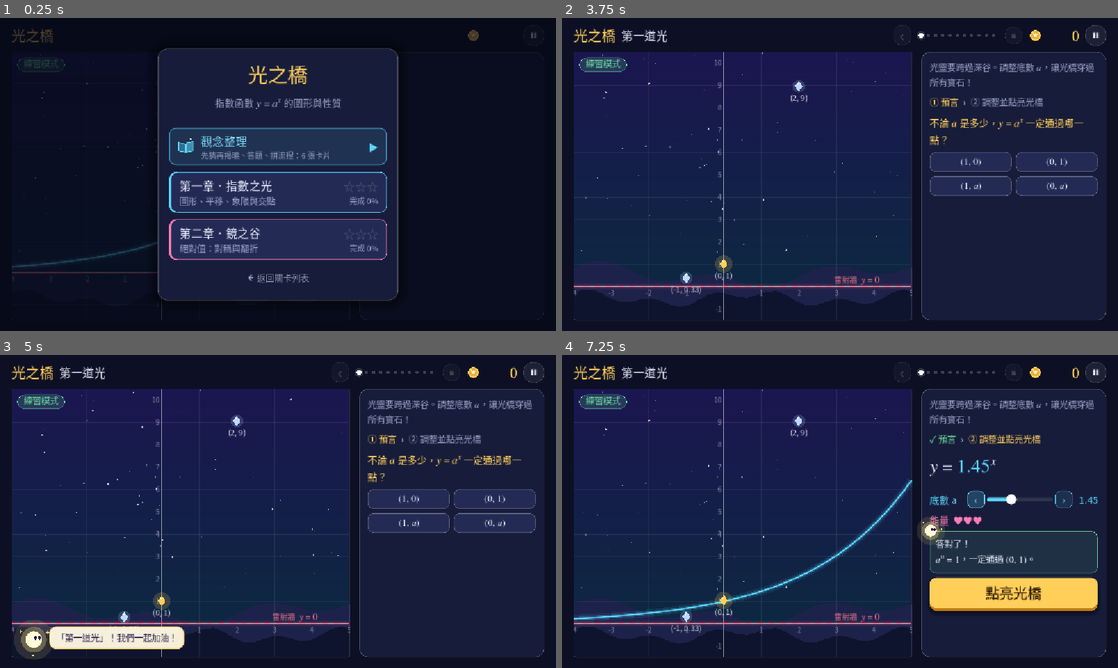
Above: before the commit, frames 1-4 (two rows, left to right).
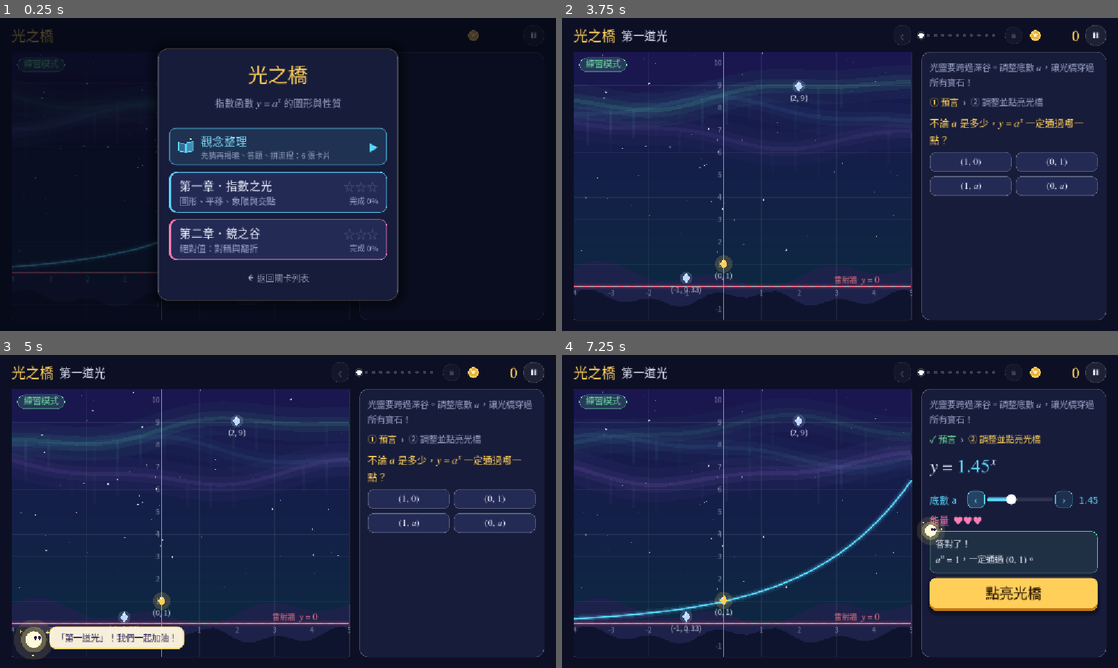
Above: after the commit, the same moments.

Repository: sam2068csie/light-spirit-journey
Game: Godot game, scene res://levels/level_01.tscn
Two runs of this game, one before a commit and one after it. Both use one fixed random seed, a clock stepped at 60 frames per second and the inputs below. This scene is started directly instead of the project's main scene.
Inputs (mouse positions are in pixels of both pictures, inside the frame that each line leads up to):
- Up to frame 1 (0.25 s): no input
- Up to frame 2 (3.75 s): click (1095, 36) at 0.52 s; click (840, 146) at 1.27 s; click "回到章節" at 2 s; click (840, 193) at 2.77 s; click (662, 136) at 3.52 s
- Up to frame 3 (5 s): tap Enter at 4.25 s; drag from (278, 511) to (333, 442) at 4.27 s
- Up to frame 4 (7.25 s): click (973, 498) at 5.02 s; click (1056, 498) at 5.77 s; click "‹" at 6.5 s

The runs differ from the first frame. In frame 2, 2.1% of the frame differs, in the area x 2-63%, y 19-43%; in frame 3, 2.4%; in frame 4, 2.3%.

Commit message:
各大關場景主題：光之橋極光、鏡像之塔湖面倒影、終焉之塔紅紫天空與浮空石塊，其他關卡各有氣氛粒子 (BUILD 2026.10.30-f)
Co-Authored-By: Claude Opus 5.5 <noreply@anthropic.com>
Claude-Session: https://claude.ai/code/session_01RombajUyooAJ6yvir5uviP

Diff:
--- /dev/null
+++ b/data/ambient.gd
@@ -0,0 +1,192 @@
+extends RefCounted
+## 各大關背景會動的氣氛層（畫在星星那一層，所以在遠景剪影和題目內容的後面）
+## 全部用時間 t 直接算位置（不存粒子狀態），每幀重畫也很便宜。
+##   aurora    光之橋：極光帶在天空飄動
+##   embers    換元鍛造所：爐火的火星往上飄
+##   dust      天秤神殿：金色微塵緩緩浮動
+##   motes     對數鍊金術：紫色魔法泡泡上升
+##   fireflies 真數守門員：森林裡的螢火蟲
+##   currents  正負羅盤：海風吹過的細長流線
+##   meteors   位數望遠鏡：偶爾劃過的流星
+##   moonsea   三角函數：大月亮與月光下的海波
+##   rocks     終焉之塔：浮空石塊＋往上飄的紅紫光屑
+const UITheme := preload("game_theme.gd")
+
+
+static func paint(ci: CanvasItem, kind: String, sz: Vector2, t: float) -> void:
+	match kind:
+		"aurora":
+			_aurora(ci, sz, t)
+		"embers":
+			_rise(ci, sz, t, 28, Color(1.0, 0.55, 0.2), 0.05, 2.4, 11)
+		"dust":
+			_float(ci, sz, t, 36, Color(1.0, 0.85, 0.5), 1.8, 0.35)
+		"motes":
+			_bubbles(ci, sz, t)
+		"fireflies":
+			_fireflies(ci, sz, t)
+		"currents":
+			_currents(ci, sz, t)
+		"meteors":
+			_meteors(ci, sz, t)
+		"moonsea":
+			_moonsea(ci, sz, t)
+		"rocks":
+			_rocks(ci, sz, t)
+
+
+## 0～1 之間固定的亂數（同一個 i 每次都一樣）
+static func h(i: int, k: float = 0.0) -> float:
+	return fposmod(sin(i * 12.9898 + k * 78.233) * 43758.5453, 1.0)
+
+
+static func _aurora(ci: CanvasItem, sz: Vector2, t: float) -> void:
+	var cols := [Color(0.35, 1.0, 0.7), Color(0.4, 0.85, 1.0), Color(0.75, 0.5, 1.0)]
+	for k in 3:
+		var pts := PackedVector2Array()
+		var x := -20.0
+		var y0 := sz.y * (0.16 + 0.07 * k)
+		while x <= sz.x + 20.0:
+			var y := y0 + sin(x * 0.0065 + t * (0.25 + 0.08 * k) + k * 1.7) * 26.0 + sin(x * 0.017 - t * 0.4 + k) * 9.0
+			pts.append(Vector2(x, y))
+			x += 24.0
+		var c: Color = cols[k]
+		var breathe := 0.75 + 0.25 * sin(t * 0.5 + k * 2.0)
+		ci.draw_polyline(pts, Color(c.r, c.g, c.b, 0.035 * breathe), 70.0)
+		ci.draw_polyline(pts, Color(c.r, c.g, c.b, 0.06 * breathe), 30.0)
+		ci.draw_polyline(pts, Color(c.r, c.g, c.b, 0.10 * breathe), 8.0)
+		# 往下垂的光幕
+		for j in range(0, pts.size(), 2):
+			var p: Vector2 = pts[j]
+			var len := 40.0 + 30.0 * h(j + k * 50)
+			var a := 0.05 * breathe * (0.5 + 0.5 * sin(t * 1.2 + j * 0.7 + k))
+			ci.draw_line(p, p + Vector2(0, len), Color(c.r, c.g, c.b, a), 6.0)
+
+
+## 往上飄、左右搖的小光點（火星）
+static func _rise(ci: CanvasItem, sz: Vector2, t: float, n: int, c: Color, speed: float, r: float, seed_k: int) -> void:
+	for i in n:
+		var v := speed * (0.6 + 0.8 * h(i, seed_k))
+		var y := 1.05 - fposmod(t * v + h(i, seed_k + 1), 1.15)
+		var x := h(i, seed_k + 2) + 0.02 * sin(t * (1.0 + h(i, 3)) + i)
+		var life := clampf(y / 0.9, 0.0, 1.0)
+		var a := life * (0.5 + 0.4 * sin(t * 6.0 + i))
+		var p := Vector2(x * sz.x, y * sz.y)
+		UITheme.dot(ci, p, r * 2.4, Color(c.r, c.g, c.b, a * 0.18))
+		UITheme.dot(ci, p, r * (0.6 + 0.4 * life), Color(c.r, c.g * 1.1, c.b, a))
+
+
+## 原地緩緩漂浮的微塵
+static func _float(ci: CanvasItem, sz: Vector2, t: float, n: int, c: Color, r: float, a0: float) -> void:
+	for i in n:
+		var p := Vector2((h(i, 5) + 0.03 * sin(t * 0.3 + i)) * sz.x, (h(i, 6) + 0.03 * sin(t * 0.23 + i * 1.3)) * sz.y)
+		var a := a0 * (0.5 + 0.5 * sin(t * 1.1 + i * 2.1))
+		UITheme.dot(ci, p, r * 2.2, Color(c.r, c.g, c.b, a * 0.25))
+		UITheme.dot(ci, p, r * 0.7, Color(c.r, c.g, c.b, a))
+
+
+static func _bubbles(ci: CanvasItem, sz: Vector2, t: float) -> void:
+	for i in 16:
+		var v := 0.025 * (0.6 + 0.8 * h(i, 21))
+		var y := 1.08 - fposmod(t * v + h(i, 22), 1.2)
+		var x := h(i, 23) + 0.025 * sin(t * 0.8 + i)
+		var r := 4.0 + 7.0 * h(i, 24)
+		var a := clampf(y / 0.8, 0.0, 1.0) * 0.32
+		var c := Color(0.75, 0.55, 1.0, a) if i % 3 else Color(0.45, 0.95, 0.85, a)
+		var p := Vector2(x * sz.x, y * sz.y)
+		ci.draw_arc(p, r, 0.0, TAU, 20, c, 1.4, true)
+		UITheme.dot(ci, p + Vector2(-r * 0.35, -r * 0.35), r * 0.22, Color(1, 1, 1, a * 0.9))
+
+
+static func _fireflies(ci: CanvasItem, sz: Vector2, t: float) -> void:
+	for i in 18:
+		var cx := h(i, 31)
+		var cy := 0.35 + 0.6 * h(i, 32)
+		var p := Vector2((cx + 0.05 * sin(t * (0.3 + 0.2 * h(i, 33)) + i)) * sz.x,
+			(cy + 0.04 * sin(t * (0.45 + 0.2 * h(i, 34)) + i * 2.0)) * sz.y)
+		var blink := maxf(0.0, sin(t * (0.9 + 0.6 * h(i, 35)) + i * 1.7))
+		var a := pow(blink, 2.0)
+		UITheme.dot(ci, p, 9.0, Color(0.7, 1.0, 0.45, 0.12 * a))
+		UITheme.dot(ci, p, 2.2, Color(0.85, 1.0, 0.6, 0.9 * a))
+
+
+static func _currents(ci: CanvasItem, sz: Vector2, t: float) -> void:
+	for i in 14:
+		var y := (0.1 + 0.85 * h(i, 41)) * sz.y
+		var v := 40.0 + 50.0 * h(i, 42)
+		var len := 60.0 + 90.0 * h(i, 43)
+		var x := fposmod(t * v + h(i, 44) * (sz.x + 300.0), sz.x + 300.0) - 150.0
+		var a := 0.10 + 0.06 * sin(t + i)
+		var pts := PackedVector2Array()
+		for k in 9:
+			var xx := x + len * k / 8.0
+			pts.append(Vector2(xx, y + 4.0 * sin(xx * 0.03 + i)))
+		ci.draw_polyline(pts, Color(0.45, 0.95, 0.9, a), 1.5, true)
+
+
+static func _meteors(ci: CanvasItem, sz: Vector2, t: float) -> void:
+	# 天空偏亮的星雲團
+	for k in 3:
+		var c := Vector2((0.2 + 0.3 * k) * sz.x, (0.18 + 0.08 * (k % 2)) * sz.y)
+		var col := Color(0.4, 0.55, 1.0) if k != 1 else Color(0.8, 0.5, 1.0)
+		for j in 5:
+			UITheme.dot(ci, c, 60.0 + j * 22.0, Color(col.r, col.g, col.b, 0.018))
+	var per := 2.6
+	for lane in 2:
+		var tt := t + lane * 1.3
+		var n := int(floor(tt / per))
+		var ph := fmod(tt, per) / 0.7
+		if ph > 1.0:
+			continue
+		var start := Vector2((0.15 + 0.7 * h(n, 51 + lane)) * sz.x, (0.05 + 0.3 * h(n, 53 + lane)) * sz.y)
+		var dir := Vector2(-1.0, 0.55).normalized()
+		var head := start + dir * ph * 260.0
+		var a := sin(ph * PI)
+		for k in 10:
+			var p := head - dir * k * 9.0
+			UITheme.dot(ci, p, 2.4 - k * 0.2, Color(0.85, 0.92, 1.0, a * (1.0 - k / 10.0)))
+
+
+static func _moonsea(ci: CanvasItem, sz: Vector2, t: float) -> void:
+	var mc := Vector2(sz.x - 70.0, 70.0)     # 月亮已經畫在背景裡（同一個位置），這裡只畫海波和月光倒影
+	# 月光下的海波（正弦波，呼應三角函數）
+	for k in 4:
+		var y0 := sz.y - 70.0 + k * 18.0
+		var pts := PackedVector2Array()
+		var x := 0.0
+		while x <= sz.x + 12.0:
+			pts.append(Vector2(x, y0 + 5.0 * sin(x * (0.02 - k * 0.003) - t * (0.8 + 0.2 * k) + k)))
+			x += 12.0
+		ci.draw_polyline(pts, Color(0.55, 0.8, 1.0, 0.09 + 0.03 * k), 1.6, true)
+	# 海面上的月光倒影
+	for k in 6:
+		var y := sz.y - 64.0 + k * 10.0
+		var w := 30.0 - k * 3.0 + 6.0 * sin(t * 2.0 + k)
+		ci.draw_line(Vector2(mc.x - w, y), Vector2(mc.x + w, y), Color(0.85, 0.92, 1.0, 0.14 - k * 0.015), 2.0)
+
+
+## 終焉之塔：天空中的浮空石塊（上下慢慢浮動）
+static func _rocks(ci: CanvasItem, sz: Vector2, t: float) -> void:
+	var spots := [[0.07, 0.30, 34.0], [0.2, 0.72, 22.0], [0.88, 0.22, 40.0], [0.95, 0.62, 26.0], [0.42, 0.86, 16.0], [0.75, 0.82, 20.0],
+		[0.3, 0.06, 13.0], [0.47, 0.075, 9.0], [0.58, 0.05, 15.0], [0.69, 0.08, 8.0]]     # 最後幾顆在上方標題列的空隙，畫面上看得到
+	for i in spots.size():
+		var sp: Array = spots[i]
+		var c := Vector2(sp[0] * sz.x, sp[1] * sz.y + 8.0 * sin(t * 0.6 + i * 1.3))
+		var r: float = sp[2]
+		# 石塊：上面平、下面尖的不規則多邊形
+		var top := PackedVector2Array()
+		var n := 7
+		for k in n:
+			var a := PI + PI * k / (n - 1)
+			top.append(c + Vector2(cos(a) * r, sin(a) * r * 0.32 * (0.8 + 0.4 * h(i * 10 + k, 61))))
+		var body := PackedVector2Array(top)
+		body.append(c + Vector2(r * 0.55, r * 0.35))
+		body.append(c + Vector2(r * 0.1, r * (0.9 + 0.3 * h(i, 62))))
+		body.append(c + Vector2(-r * 0.5, r * 0.4))
+		ci.draw_colored_polygon(body, Color(0.16, 0.08, 0.2, 0.95))
+		ci.draw_colored_polygon(top, Color(0.55, 0.25, 0.5, 0.95))
+		ci.draw_polyline(top, Color(1.0, 0.55, 0.75, 0.55), 1.5, true)
+		# 石塊底下的光屑
+		var g := 0.5 + 0.5 * sin(t * 1.5 + i)
+		UITheme.dot(ci, c + Vector2(r * 0.1, r * 1.1), 3.0, Color(1.0, 0.5, 0.75, 0.25 * g))
+	_rise(ci, sz, t, 22, Color(1.0, 0.45, 0.65), 0.035, 2.0, 71)
--- a/data/boss_tower.gd
+++ b/data/boss_tower.gd
@@ -139,7 +139,7 @@
 	stage_panel.custom_minimum_size = Vector2(STAGE_W, STAGE_H)
 	stage_panel.size = Vector2(STAGE_W, STAGE_H)
 	stage_panel.clip_contents = true
-	var sb := UITheme.box(Color(0.07, 0.08, 0.18, 0.94), 18, Color(kind_col.r, kind_col.g, kind_col.b, 0.35), 1, 24)
+	var sb := UITheme.box(Color(0.07, 0.05, 0.16, 0.8), 18, Color(kind_col.r, kind_col.g, kind_col.b, 0.35), 1, 24)
 	stage_panel.add_theme_stylebox_override("panel", sb)
 	add_child(stage_panel)
 	var scol := VBoxContainer.new()
@@ -202,6 +202,7 @@
 	var card := PanelContainer.new()
 	card.position = Vector2(744, 70)
 	card.custom_minimum_size = Vector2(384, STAGE_H)
+	card.add_theme_stylebox_override("panel", UITheme.box(Color(UITheme.PANEL.r, UITheme.PANEL.g, UITheme.PANEL.b, 0.86), 18, Color(1, 1, 1, 0.07), 1, 18))
 	add_child(card)
 	var col := VBoxContainer.new()
 	col.add_theme_constant_override("separation", 10)
@@ -779,6 +780,7 @@
 
 ## 背景：深色夜空＋塔磚的淡紋
 class TowerBg extends Control:
+	const Ambient := preload("ambient.gd")
 	var t := 0.0
 	var stars: Array = []
 
@@ -793,13 +795,19 @@
 		queue_redraw()
 
 	func _draw() -> void:
-		draw_rect(Rect2(Vector2.ZERO, size), Color("0b0d20"))
+		# 紅紫色的天空：上深紫、下暗紅
+		var w := size.x
+		var hh := size.y
+		draw_polygon(PackedVector2Array([Vector2(0, 0), Vector2(w, 0), Vector2(w, hh), Vector2(0, hh)]),
+			PackedColorArray([Color("140a26"), Color("140a26"), Color("2e0f24"), Color("2e0f24")]))
 		for s in stars:
 			UITheme.dot(self, s.p, s.s, Color(1, 0.85, 0.9, 0.12 + 0.12 * sin(t * 1.3 + s.ph)))
 		# 底部一點點暖色的光
 		for i in 6:
-			var a := 0.03 - i * 0.004
-			draw_rect(Rect2(0, size.y - 40 - i * 20, size.x, 40 + i * 20), Color(1, 0.5, 0.6, maxf(a, 0.0)))
+			var a := 0.035 - i * 0.004
+			draw_rect(Rect2(0, hh - 40 - i * 20, w, 40 + i * 20), Color(1, 0.35, 0.5, maxf(a, 0.0)))
+		# 浮空石塊與往上飄的紅紫光屑
+		Ambient.paint(self, "rocks", size, t)
 
 
 ## 劃掉的那條斜線
--- a/data/game.gd
+++ b/data/game.gd
@@ -560,7 +560,7 @@
 
 const DQ := preload("daily_quests.gd")
 ## 版本號（主畫面右下角會顯示）：每次交給你新的檔案時更新，方便確認手機上裝的是不是最新版
-const BUILD := "2026.10.30-e"
+const BUILD := "2026.10.30-f"
 
 
 ## 讀取各單元的資料；舊存檔（還沒有單元的版本）的今日修煉、終焉之塔紀錄搬到「指數與對數」
--- a/data/level_01_light_bridge.gd
+++ b/data/level_01_light_bridge.gd
@@ -25,6 +25,7 @@
 const Concepts := preload("concept_cards.gd")
 const ConceptDeck := preload("concept_deck.gd")
 const Buddy := preload("buddy.gd")
+const Ambient := preload("ambient.gd")
 const QP := preload("quest_panel.gd")       # 物品圖示（星塵、寶箱…）
 const QUAD_COL := UITheme.ORANGE
 
@@ -175,7 +176,7 @@
 
 ## 舞台外觀（天空顏色、遠景）
 func stage_style() -> Dictionary:
-	return {}
+	return {"ambient": "aurora"}     # 光之橋：極光
 
 ## 進入第二章時跳出的說明卡
 func chapter_card() -> Dictionary:
@@ -3469,7 +3470,9 @@
 	var plain := false            # true：只畫天空和遠景，內容交給子節點（例如鍛造台）
 	var sky_top := Color("1b1650")
 	var sky_bot := Color("0b2a3f")
-	var scenery := "mountains"    # 遠景："mountains" 山、"towers" 水晶塔
+	var scenery := "mountains"    # 遠景："mountains" 山、"towers" 水晶塔、"lake" 水晶塔＋湖面倒影
+	var ambient := ""             # 會動的氣氛層（每關不同）："aurora" 極光、"embers" 火星、"dust" 金塵、
+	                              # "motes" 魔法泡泡、"fireflies" 螢火蟲、"currents" 海風、"meteors" 流星、"moonsea" 月海
 	var mirror := false           # 畫出鏡子 y = x
 	var ghost_on := false         # 分身只在預言答完後出現（免得預言時提示和題目不符）
 	var ghost := ""               # 鏡中分身："inverse" 對 y = x（反函數）、"x_axis" 對 x 軸；"" 不畫
@@ -3581,13 +3584,13 @@
 				layer.painter = painter
 				add_child(layer, false, Node.INTERNAL_MODE_FRONT)
 				_bg_layers.append(layer)
-		var key := [size, sky_top, sky_bot, scenery]
+		var key := [size, sky_top, sky_bot, scenery, ambient]
 		if key != _bg_key:
 			_bg_key = key
 			for i in [0, 2, 4]:
 				_bg_layers[i].queue_redraw()
 		_bg_layers[1].queue_redraw()
-		if scenery == "towers":
+		if scenery == "towers" or scenery == "lake":
 			_bg_layers[3].queue_redraw()
 
 	func _paint_sky(ci: CanvasItem) -> void:
@@ -3600,10 +3603,14 @@
 		for s in sky_stars:
 			var alpha: float = 0.35 + 0.35 * sin(t * 1.6 + s.ph)
 			UITheme.dot(ci, Vector2(s.p.x * size.x, s.p.y * size.y), s.s, Color(1, 1, 1, alpha))
+		if ambient != "":
+			Ambient.paint(ci, ambient, size, t)
 
 	func _paint_back(ci: CanvasItem) -> void:
 		if scenery == "towers":
 			_tower_row(ci, 0, "shape")
+		elif scenery == "lake":
+			_tower_row(ci, 0, "shape", LAKE_H)
 		elif scenery == "mountains":
 			_mountain_on(ci, size.y - 70, 40.0, 0.010, Color(0.12, 0.13, 0.30, 0.9))
 			_mountain_on(ci, size.y - 30, 26.0, 0.018, Color(0.06, 0.08, 0.18, 1.0))
@@ -3611,10 +3618,47 @@
 	func _paint_glow(ci: CanvasItem) -> void:
 		if scenery == "towers":
 			_tower_row(ci, 0, "glow")
+		elif scenery == "lake":
+			_tower_row(ci, 0, "glow", LAKE_H)
+			_lake(ci)
 
 	func _paint_front(ci: CanvasItem) -> void:
 		if scenery == "towers":
 			_tower_row(ci, 1, "shape")
+		elif scenery == "lake":
+			_tower_row(ci, 1, "shape", LAKE_H)
+
+	## 鏡像之塔的湖：水晶塔倒映在水面上（呼應 y = x 的鏡射），水波會慢慢晃
+	const LAKE_H := 40.0
+	func _lake(ci: CanvasItem) -> void:
+		var hh := size.y
+		var wl := hh - LAKE_H
+		ci.draw_rect(Rect2(0, wl, size.x, LAKE_H), Color(0.07, 0.09, 0.22, 0.9))
+		# 倒影：兩排塔對水面翻下來，越下面越淡、左右輕輕扭動
+		for row in 2:
+			var c := Color(0.55, 0.38, 0.9, 0.26) if row == 0 else Color(0.4, 0.28, 0.7, 0.34)
+			var x := -20.0 + row * 37.0
+			var i := 0
+			while x < size.x + 40.0:
+				var w := 26.0 + 18.0 * fposmod(i * 0.618 + row * 0.3, 1.0)
+				var tall := (62.0 if row == 0 else 30.0) * (0.55 + 0.75 * fposmod(i * 0.437 + row * 0.21, 1.0))
+				var base := wl
+				var k := 0.55          # 倒影壓扁一點
+				var sway := 2.0 * sin(t * 1.4 + i)
+				var bot := base + (tall + (8.0 if row == 1 else 16.0)) * k
+				ci.draw_colored_polygon(PackedVector2Array([Vector2(x, base), Vector2(x + sway, bot),
+					Vector2(x + w / 2.0 + sway * 1.5, minf(bot + w * 0.8 * k, hh)), Vector2(x + w + sway, bot), Vector2(x + w, base)]), c)
+				x += w + 12.0 + 20.0 * fposmod(i * 0.29, 1.0)
+				i += 1
+		# 水面亮線與水波
+		ci.draw_line(Vector2(0, wl), Vector2(size.x, wl), Color(0.75, 0.6, 1.0, 0.35), 1.5)
+		for j in 7:
+			var yy := wl + 6.0 + j * 5.0
+			var off := fmod(t * (14.0 + j * 3.0) + j * 97.0, 160.0)
+			var xx := -160.0 + off
+			while xx < size.x:
+				ci.draw_line(Vector2(xx, yy), Vector2(xx + 26.0 + 10.0 * (j % 3), yy), Color(0.8, 0.7, 1.0, 0.10 - j * 0.01), 1.2)
+				xx += 160.0
 
 	func setup(rd: Dictionary) -> void:
 		type = rd.type
@@ -5541,8 +5585,8 @@
 
 	## 遠景的水晶塔：兩排剪影，塔尖有一點微光
 	##   part = "shape"：塔身（不會動）；"glow"：後排塔尖的微光（會閃）
-	func _tower_row(ci: CanvasItem, row: int, part: String) -> void:
-		var hh := size.y
+	func _tower_row(ci: CanvasItem, row: int, part: String, lift: float = 0.0) -> void:
+		var hh := size.y - lift
 		var c := Color(0.17, 0.10, 0.33, 0.45) if row == 0 else Color(0.08, 0.05, 0.18, 0.8)
 		var x := -20.0 + row * 37.0
 		var i := 0
--- a/data/level_02_forge.gd
+++ b/data/level_02_forge.gd
@@ -31,7 +31,7 @@
 	return Bank2.slots()
 
 func stage_style() -> Dictionary:
-	return {"sky_top": Color("24121f"), "sky_bot": Color("3a1b10"), "scenery": "none"}
+	return {"sky_top": Color("24121f"), "sky_bot": Color("3a1b10"), "scenery": "none"}     # 爐火的火星已經畫在鍛造台背景裡
 
 func chapter_card() -> Dictionary:
 	return {"title": "第二章．大師工坊", "button": "進入大師工坊  ▶",
--- a/data/level_03_scale.gd
+++ b/data/level_03_scale.gd
@@ -36,6 +36,11 @@
 
 func level_chapters() -> Array:
 	return CHAPTERS3
+
+## 天秤神殿：暖金色的神殿夜空，空中飄著金色微塵
+func stage_style() -> Dictionary:
+	return {"sky_top": Color("231a3a"), "sky_bot": Color("2a1d14"), "scenery": "none", "ambient": "dust"}
+
 
 func bank_slots() -> Array:
 	return Bank3.slots()
--- a/data/level_04_alchemy.gd
+++ b/data/level_04_alchemy.gd
@@ -43,7 +43,7 @@
 	return Bank4.slots()
 
 func stage_style() -> Dictionary:
-	return {"sky_top": Color("1c1233"), "sky_bot": Color("0f1a2e"), "scenery": "none"}
+	return {"sky_top": Color("1c1233"), "sky_bot": Color("0f1a2e"), "scenery": "none", "ambient": "motes"}
 
 func chapter_card() -> Dictionary:
 	return {"title": "第二章．大師的配方", "button": "進入大師的配方  ▶",
--- a/data/level_05_mirror_tower.gd
+++ b/data/level_05_mirror_tower.gd
@@ -31,7 +31,7 @@
 	return Bank5.slots()
 
 func stage_style() -> Dictionary:
-	return {"sky_top": Color("26113f"), "sky_bot": Color("0d2035"), "scenery": "towers"}
+	return {"sky_top": Color("26113f"), "sky_bot": Color("0d2035"), "scenery": "lake"}
 
 func chapter_card() -> Dictionary:
 	return {"title": "第二章．交點之鏡", "button": "進入交點之鏡  ▶",
--- a/data/level_06_keeper.gd
+++ b/data/level_06_keeper.gd
@@ -30,7 +30,7 @@
 	return Bank6.slots()
 
 func stage_style() -> Dictionary:
-	return {"sky_top": Color("0f2418"), "sky_bot": Color("0b1a2a"), "scenery": "none"}
+	return {"sky_top": Color("0f2418"), "sky_bot": Color("0b1a2a"), "scenery": "none", "ambient": "fireflies"}
 
 func chapter_card() -> Dictionary:
 	return {"title": "第二章．大師的球門", "button": "進入大師的球門  ▶",
--- a/data/level_07_compass.gd
+++ b/data/level_07_compass.gd
@@ -34,7 +34,7 @@
 	return Bank7.slots()
 
 func stage_style() -> Dictionary:
-	return {"sky_top": Color("0b1f2a"), "sky_bot": Color("0a1420"), "scenery": "none"}
+	return {"sky_top": Color("0b1f2a"), "sky_bot": Color("0a1420"), "scenery": "none", "ambient": "currents"}
 
 func chapter_card() -> Dictionary:
 	return {"title": "第二章．極值羅盤", "button": "進入極值羅盤  ▶",
--- a/data/level_08_telescope.gd
+++ b/data/level_08_telescope.gd
@@ -36,7 +36,7 @@
 	return Bank8.slots()
 
 func stage_style() -> Dictionary:
-	return {"sky_top": Color("0b1230"), "sky_bot": Color("0a1a24"), "scenery": "none"}
+	return {"sky_top": Color("0b1230"), "sky_bot": Color("0a1a24"), "scenery": "none", "ambient": "meteors"}
 
 func chapter_card() -> Dictionary:
 	return {"title": "第二章．成長與衰退", "button": "進入成長與衰退  ▶",
--- a/data/level_trig1_arc.gd
+++ b/data/level_trig1_arc.gd
@@ -40,7 +40,7 @@
 	return MOON
 
 func stage_style() -> Dictionary:
-	return {"sky_top": Color("0c1a3a"), "sky_bot": Color("08142b"), "scenery": "none"}
+	return {"sky_top": Color("0c1a3a"), "sky_bot": Color("08142b"), "scenery": "none", "ambient": "moonsea"}
 
 func chapter_card() -> Dictionary:
 	return {"title": "第二章．月光刻度", "button": "進入月光刻度  ▶",
--- a/data/step_level.gd
+++ b/data/step_level.gd
@@ -1429,6 +1429,7 @@
 
 class ForgeView extends Control:
 	const UITheme := preload("game_theme.gd")
+	const Ambient := preload("ambient.gd")
 	const MathLabel := preload("math_text.gd")
 	const FIRE := UITheme.ORANGE
 	const GOLD := UITheme.GOLD
@@ -1837,6 +1838,10 @@
 	func _draw() -> void:
 		var font := get_theme_default_font()
 		_draw_forge_bg()
+		# 每關自己的氣氛粒子（stage_style 的 ambient，存在外層舞台上）
+		var amb = get_parent().get("ambient") if get_parent() != null else null
+		if amb is String and amb != "":
+			Ambient.paint(self, amb, size, t)
 		match kind:
 			"forge":
 				_draw_log(font)
